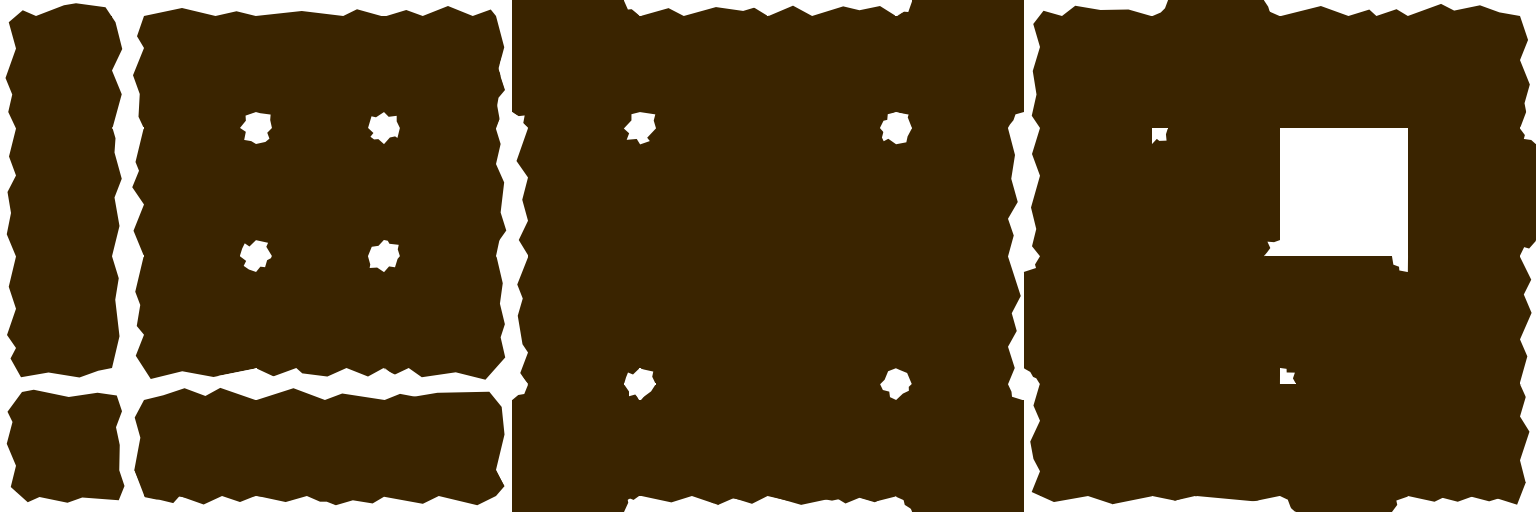
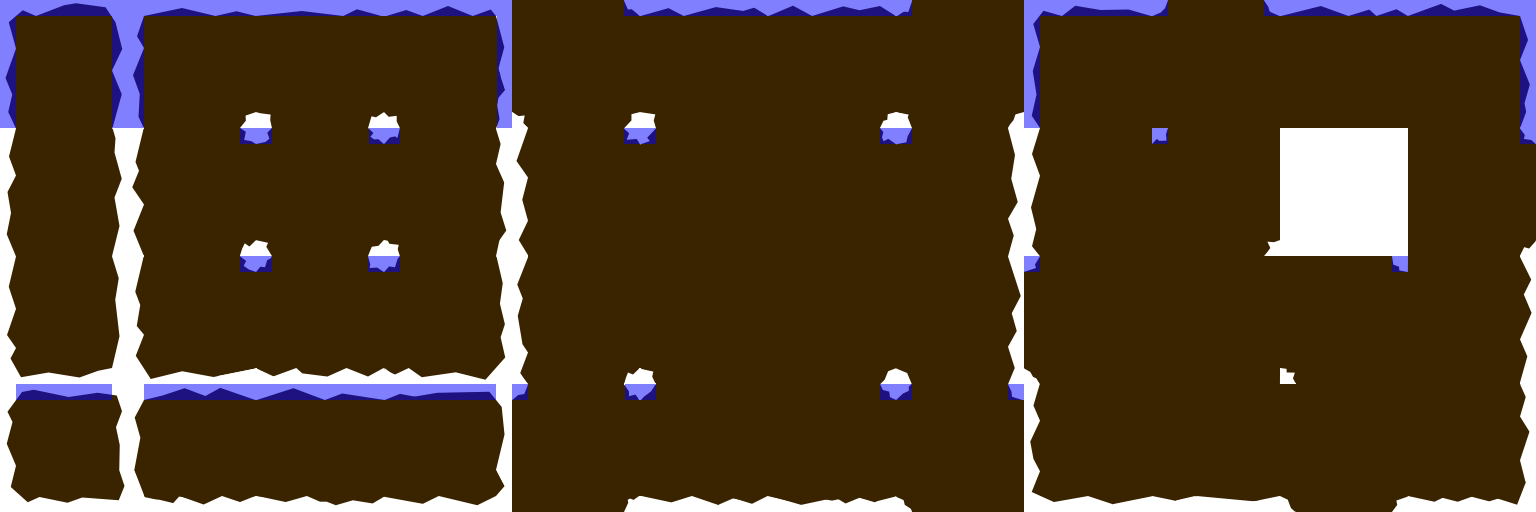
Layer changes from the first 1536 x 512 image to the second:
added layer "path_finding" (50%) above "ground" over (0, 0, 1536, 400)
